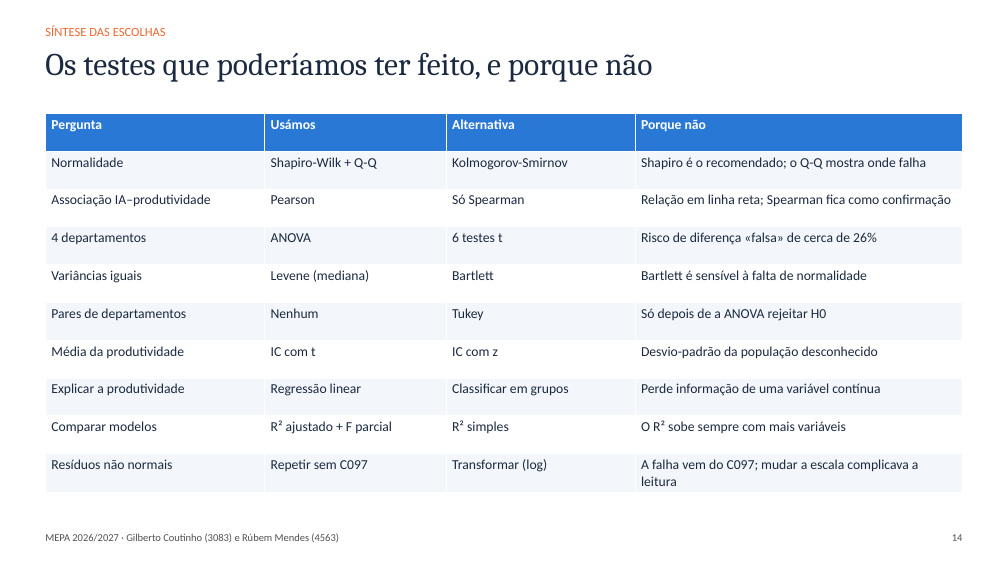
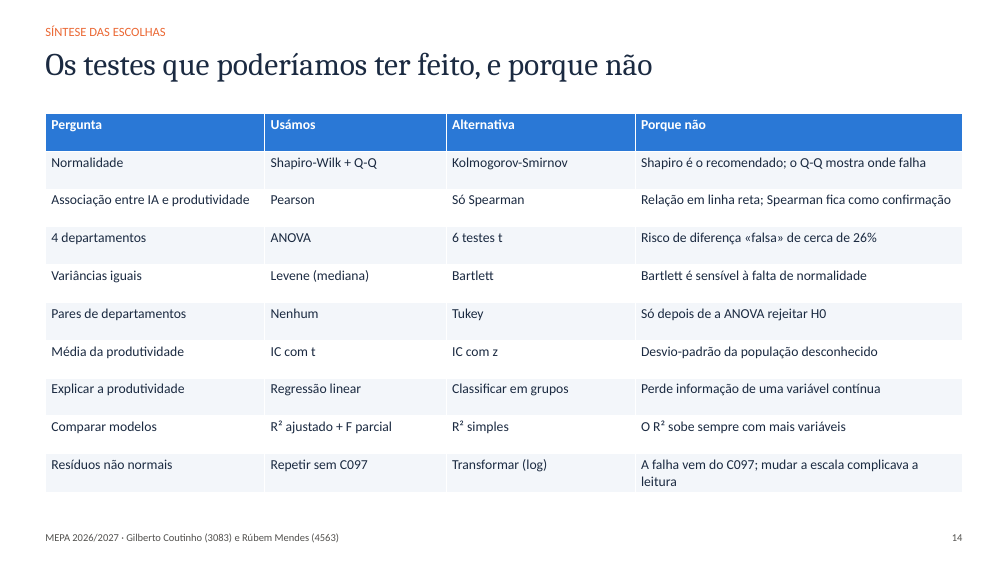
Before and after one commit to gcoutinho-ipca/tp1-mepa-ia-produtividade, a slide deck: slide 14 of Apresentacao_TP1_MEPA.pptx. Drawn at 1008x567 pixels with LibreOffice and Linux fonts; fonts in the diff are those of the drawing. Boxes give left, top, right and bottom in pixels: in the first picture for what was removed or moved away, otherwise in the second. Text is boxed around its words. In the diff, an @@ line names an element or a change of style, - is before the commit and + after.

```diff
--- a/Apresentacao_TP1_MEPA.pptx
+++ b/Apresentacao_TP1_MEPA.pptx
@@ table at box(45, 113, 963, 492) @@
-row 3, column 1: Associação IA–produtividade
+row 3, column 1: Associação entre IA e produtividade
```
Also in this commit, not shown: 2 other slides changed, 2 other files.
